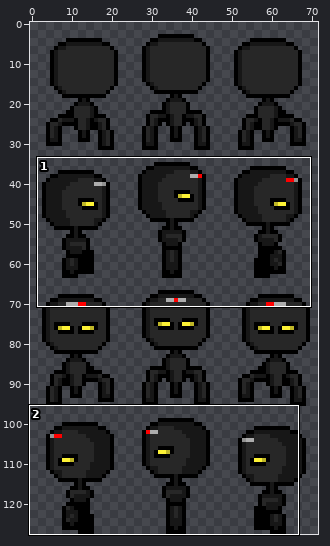
Sprite sheet, stored at sprite/creature/minimare/PNG/24x32/minimare_robot.png. Above, an overview of the earlier version with the close-up marked.
Close-up. Before the edit:
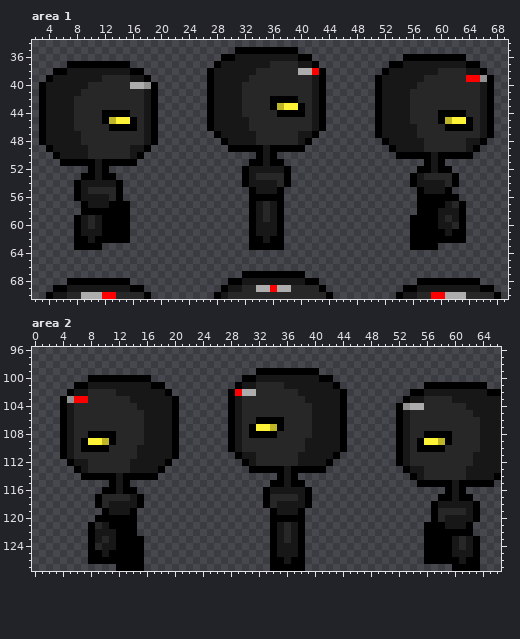
The file is 72x128 pixels. Shown: area 1: x 2..69, y 34..70; area 2: x 0..66, y 96..127.
Once edited:
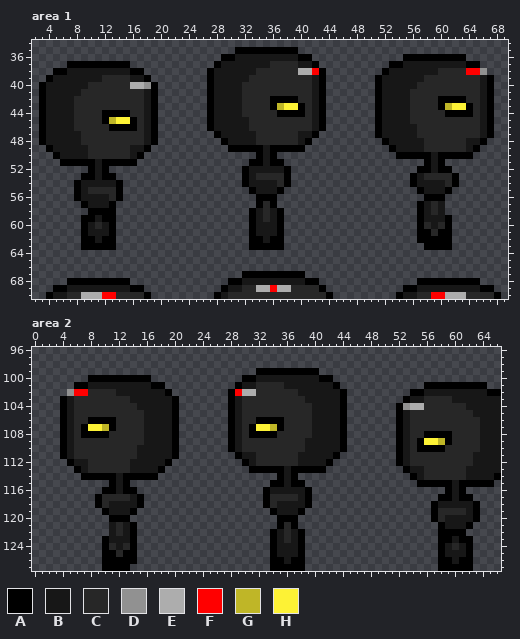
Palette (. is transparent): A #000000  B #171717  C #272727  D #919191  E #adadad  F #ff0000  G #bfb627  H #fdf235
Commit: Rework side frames of robot for better "rocking" motion
The edit:
Changed rows in their new state; - is an unchanged pixel.
Area 1:
first column x 60:
38 ----FFD
39 ----CCB
42 AAAA---
43 AGHHA--
44 C---A--
45 CCCCC--
46 -CCCC--
first column x 8:
56 -------------------------.---.-------------------.---..-
57 ------..-----------------.A-A.--------------------BCB...
58 -.----..------------------------------------------BC-...
59 .AA---..----------------------------------------.-BB-A..
60 .ABCB-..----------------------------------------.-CBCA..
61 .A--B-..----------------------------------------.--C-A..
62 .-AB--..----------------------------------------.-----..
63 .---AA------------------------------------------..--AA--
Area 2:
first column x 5:
102 DFF----
103 BCC----
106 ---AAAA
107 --AHHGA
108 --A---C
109 --CCCCC
110 --CCCC-
first column x 8:
120 -..---.-------------------.---.-------------------------
121 ...BCB--------------------.A-A.-----------------..------
122 ...-CB------------------------------------------..----.-
123 ..A-BB-.----------------------------------------..---AA.
124 ..ACBC-.----------------------------------------..-BCBA.
125 ..A-C--.----------------------------------------..-B--A.
126 ..-----.----------------------------------------..--BA-.
127 --AA--..------------------------------------------AA---.
Where, in picture pixels (left, top, right, bottom), the same in both close-ups:
changed: (438, 68, 487, 131)
changed: (249, 194, 284, 208)
changed: (410, 194, 466, 250)
changed: (74, 201, 130, 250)
changed: (67, 389, 116, 452)
changed: (88, 515, 144, 571)
changed: (270, 515, 305, 529)
changed: (424, 522, 480, 571)
